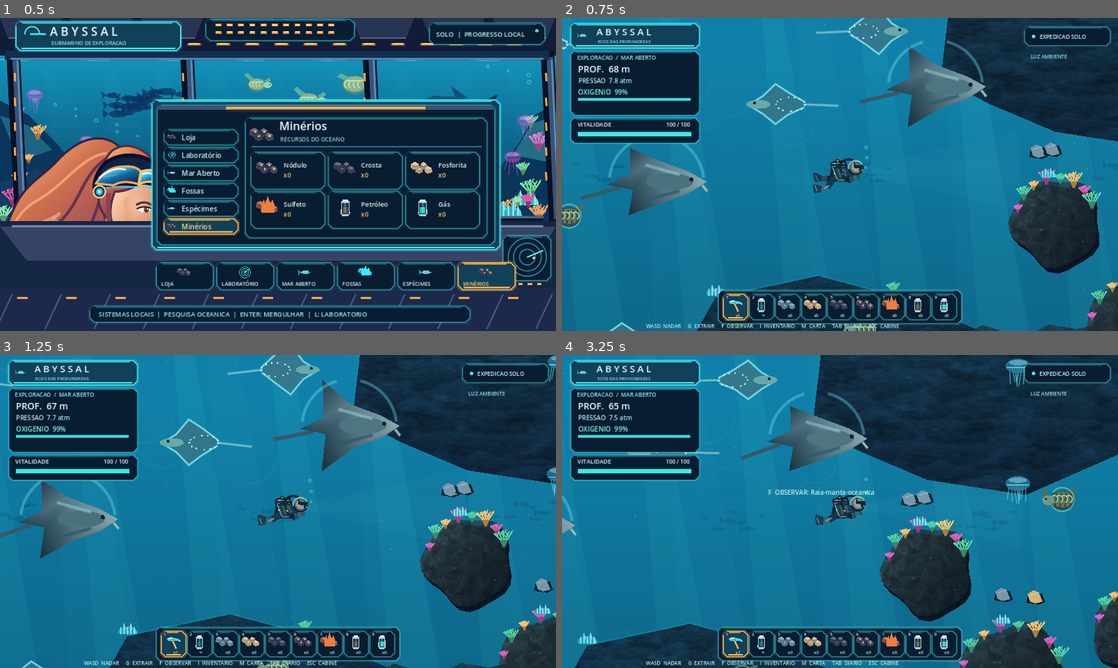
Above: before the commit, frames 1-4 (two rows, left to right).
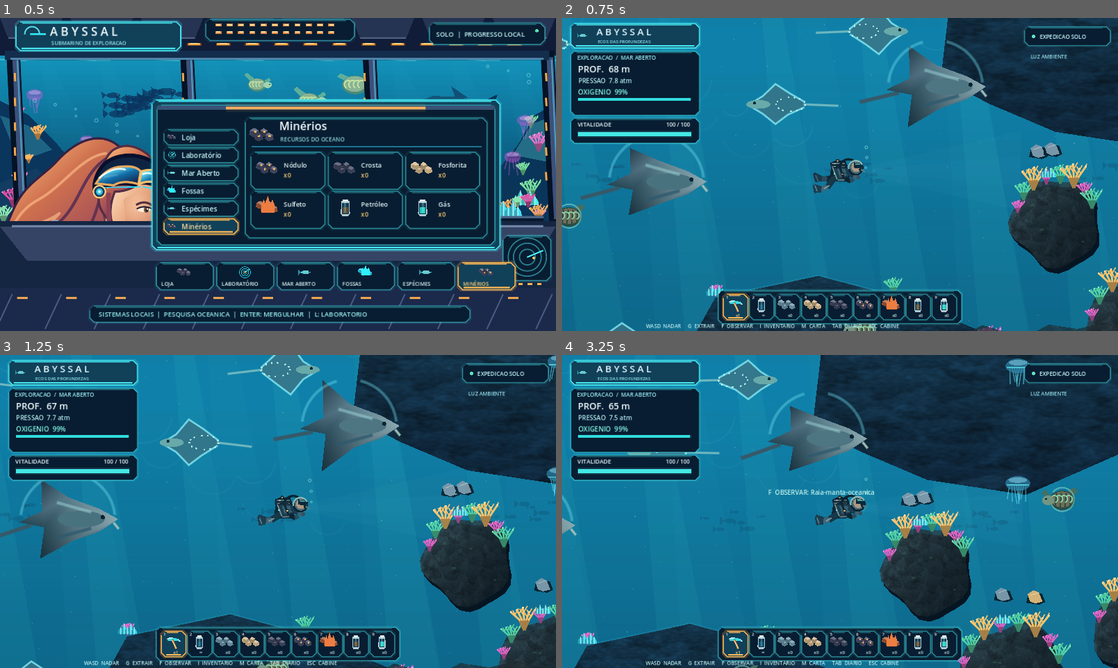
Above: after the commit, the same moments.

Repository: Esaneto/Abyssal
Game: Godot game, scene res://scenes/main.tscn
Same seed, same stepped clock (60 frames per second), same inputs: the game is played once before the commit and once after it.
Inputs (mouse positions are in pixels of both pictures, inside the frame that each line leads up to):
- Up to frame 1 (0.5 s): no input
- Up to frame 2 (0.75 s): tap Enter at 0.5 s; move the mouse to (962, 158) at 0.52 s; hold D (move_right) from 0.53 s (still down); hold G (extract) from 0.53 s (still down); click (962, 158) at 0.67 s
- Up to frame 3 (1.25 s): keep holding D (move_right); keep holding G (extract); tap Space at 0.77, 1.07 s
- Up to frame 4 (3.25 s): release D (move_right) at 1.25 s; release G (extract) at 1.25 s; drag from (728, 527) to (812, 574) at 1.27 s; move the mouse to (895, 442) at 2.02 s; hold D (move_right) 2.03-2.75 s; tap 1 at 2.1 s; drag from (812, 574) to (673, 464) at 2.77 s

Frame 1 is identical in both runs. In frame 2, 0.9% of the frame differs, in the area x 26-100%, y 46-100%; in frame 3, 1.0%; in frame 4, 1.5%, in the area x 3-100%, y 49-100%.

Commit message:
art(godot): enrich coral scale and animated parallax vegetation framing

Diff:
--- a/godot-client/scripts/native_reef_art.gd
+++ b/godot-client/scripts/native_reef_art.gd
@@ -100,7 +100,7 @@
 			var angle := -PI*0.92 + float(i)*PI*0.115
 			var foot := center+Vector2(cos(angle),sin(angle))*radius*0.79
 			var color := PINK if i%3==0 else JADE if i%3==1 else AMBER
-			UI.coral(c,foot,24.0+float((i*17)%31),color,t,foot.x*0.01)
+			UI.coral(c,foot,36.0+float((i*17)%48),color,t,foot.x*0.01)
 		if depth<150.0:
 			UI.crystal(c,center+Vector2(-radius*0.15,-radius*0.91),0.69,Color("#38dcf0"))
 	for i in range(26):
@@ -114,7 +114,7 @@
 				_glow_polyps(c,Vector2(x,ground),t)
 			continue
 		var tint := PINK if int(x/160.0)%3==0 else JADE if int(x/160.0)%3==1 else AMBER
-		UI.coral(c,Vector2(x,ground-2),29.0+float((int(x)%7))*8.0,tint,t,x*0.02)
+		UI.coral(c,Vector2(x,ground-2),42.0+float((int(x)%7))*9.0,tint,t,x*0.02)
 		if int(x/160.0)%4==0:
 			UI.crystal(c,Vector2(x+28,ground-1),0.78,Color("#28d2f1"))
 		elif int(x/160.0)%4==2:
@@ -136,7 +136,7 @@
 			var v: Vector2 = polygon[(i*2+1)%polygon.size()]
 			if v.y>bounds.position.y+bounds.size.y*0.55:
 				continue
-			UI.coral(c,v+Vector2(0,-3),23.0+float(i%3)*12.0,
+			UI.coral(c,v+Vector2(0,-3),34.0+float(i%3)*15.0,
 				PINK if i%2==0 else JADE,t,v.x*0.01)
 		var top := polygon[1]
 		UI.crystal(c,top+Vector2(0,-4),0.85,Color("#31d9f4"))
@@ -156,6 +156,31 @@
 		c.draw_circle(top,2.4,Color("#b3ffce"))
 		c.draw_circle(top,7.0,Color(0.23,0.98,0.79,0.07))
 
+static func foreground(c: CanvasItem, area: Rect2, t: float, depth: float) -> void:
+	# Camera-relative parallax edges. These are intentionally out of focus and NON-SOLID.
+	# Playable caves, reefs and rock arches continue to have true physics polygons.
+	if depth>340.0:
+		return
+	var x0 := area.position.x
+	var y0 := area.position.y
+	var x1 := area.end.x
+	var y1 := area.end.y
+	# Soft blue-black lower corners frame light and emphasize water depth.
+	UI.poly(c,[Vector2(x0-30,y1+55),Vector2(x0-30,y1-160),
+		Vector2(x0+48,y1-120),Vector2(x0+105,y1-58),Vector2(x0+175,y1+60)],
+		Color(0.012,0.08,0.19,0.44))
+	UI.poly(c,[Vector2(x1+30,y1+60),Vector2(x1+30,y1-175),
+		Vector2(x1-40,y1-125),Vector2(x1-118,y1-46),Vector2(x1-180,y1+60)],
+		Color(0.012,0.08,0.19,0.38))
+	# Suspended stems in extreme foreground sway independently from the reef plants.
+	for side in [0,1]:
+		var anchor := x0+55.0 if side==0 else x1-57.0
+		for j in range(5):
+			var start := Vector2(anchor+float(j-2)*25.0,y1+10.0)
+			var tip := start+Vector2(sin(t*0.41+float(j))*24.0,-110.0-float(j%3)*42.0)
+			c.draw_line(start,tip,Color(0.04,0.23,0.28,0.37),6.5,true)
+			c.draw_line(start+Vector2(1,0),tip,Color(0.19,0.53,0.50,0.17),2.2,true)
+
 static func flashlight(c: CanvasItem, pos: Vector2, facing_right: bool, t: float, depth: float) -> void:
 	# Always present but subtle in shallows, brighter and narrower beyond the twilight zone.
 	var dir := 1.0 if facing_right else -1.0
